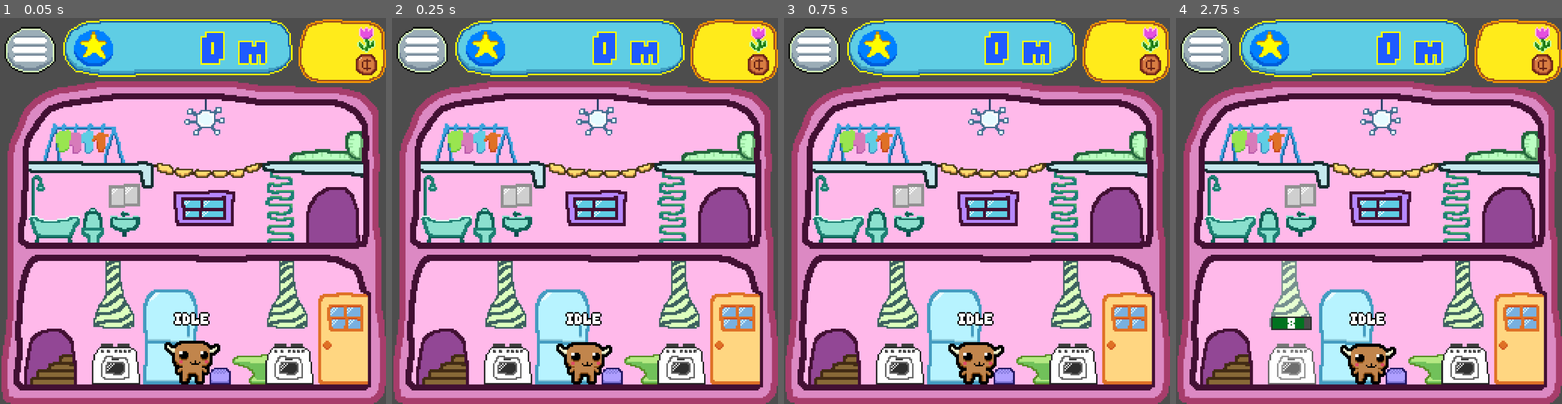
Above: before the commit, frames 1-4 (left to right).
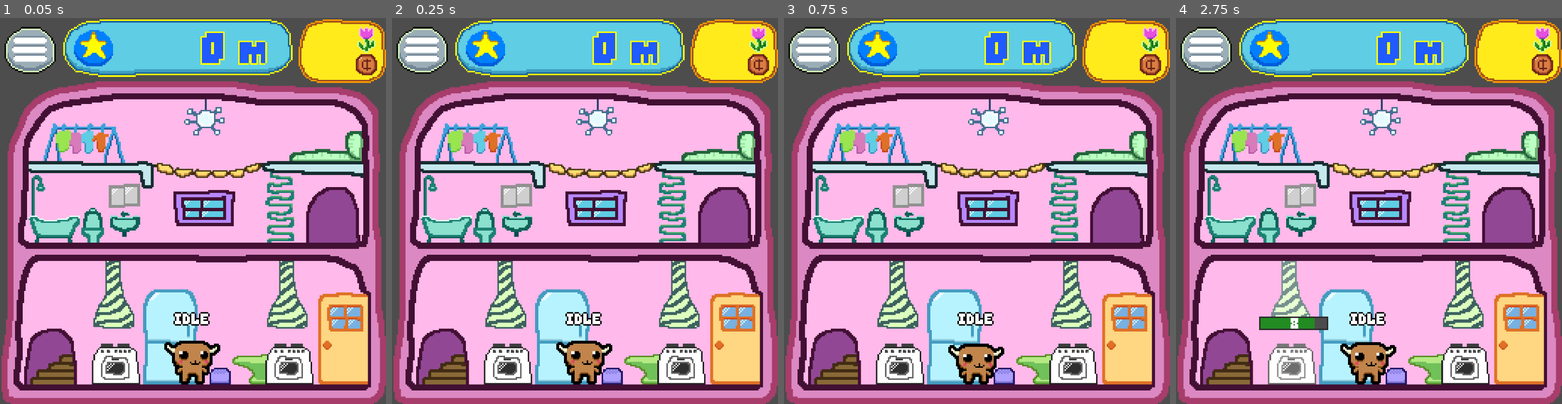
Above: after the commit, the same moments.

Repository: Sipinii/SimpleMuoto
Game: Godot game, scene res://scenes_n_scripts/_dev_n_debug/test_scene_2025_09_17.tscn
Two runs of this game, one before a commit and one after it. Both use one fixed random seed, a clock stepped at 60 frames per second and the inputs below. This scene is started directly instead of the project's main scene.
Inputs (mouse positions are in pixels of both pictures, inside the frame that each line leads up to):
- Up to frame 1 (0.05 s): no input
- Up to frame 2 (0.25 s): no input
- Up to frame 3 (0.75 s): press the mouse at (977, 211) at 0.53 s
- Up to frame 4 (2.75 s): release the mouse at (1369, 211) at 1.28 s; click (1369, 211) at 1.35 s; move the mouse to (1291, 365) at 2.02 s; press the mouse at (1291, 365) at 2.03 s

Frame 1 is identical in both runs. In frame 2, 0.3% of the frame differs, in the area x 42-58%, y 83-91%; in frame 3, 0.3%; in frame 4, 0.9%, in the area x 21-58%, y 77-93%.

Commit message:
Further developed Chore system. Muoto and Chores now have proper states.

Diff:
--- a/simplelifeGodot/scenes_n_scripts/_dev_n_debug/test_scene_2025_09_17.tscn
+++ b/simplelifeGodot/scenes_n_scripts/_dev_n_debug/test_scene_2025_09_17.tscn
@@ -32,9 +32,10 @@
 
 [node name="Home" type="Node2D" parent="."]
 
-[node name="MuotoHorned" parent="Home" node_paths=PackedStringArray("motivation_bar") instance=ExtResource("29_fk0f4")]
+[node name="MuotoHorned" parent="Home" node_paths=PackedStringArray("motivation_bar", "chore_manager") instance=ExtResource("29_fk0f4")]
 position = Vector2(0, 115)
 motivation_bar = NodePath("../MotivationBar")
+chore_manager = NodePath("../ChoreManager")
 
 [node name="HomeSprites" type="Node" parent="Home"]
 
@@ -153,13 +154,16 @@
 
 [node name="MotivationBar" parent="Home" instance=ExtResource("22_ytxf8")]
 
-[node name="ChoreManager" type="Node" parent="Home" node_paths=PackedStringArray("muoto")]
+[node name="ChoreManager" type="Node" parent="Home" node_paths=PackedStringArray("chores", "muoto")]
 script = ExtResource("25_7ot0g")
+chores = [NodePath("ChoreBase"), NodePath("ChoreBase2")]
 muoto = NodePath("../MuotoHorned")
 
 [node name="ChoreBase" parent="Home/ChoreManager" instance=ExtResource("30_0cwmb")]
 max_motivation_cost = 10
+muoto_target_x_pos = -50.0
 
 [node name="ChoreBase2" parent="Home/ChoreManager" instance=ExtResource("30_0cwmb")]
 position = Vector2(115, 0)
 max_motivation_cost = 15
+muoto_target_x_pos = 65.0
--- a/simplelifeGodot/scenes_n_scripts/characters/muoto_horned.gd
+++ b/simplelifeGodot/scenes_n_scripts/characters/muoto_horned.gd
@@ -7,26 +7,33 @@
 	DOING_CHORE,
 }
 
+@export_group("Internal Refs")
 @export var sprite: AnimatedSprite2D
+@export var debug_label: Label
+@export_group("External Refs")
 @export var motivation_bar: MotivationBar
-@export var debug_label: Label
+@export var chore_manager: ChoreManager
+
 
 ## NOTE: Call change_state instead of setting this directly.
 var muoto_state: MuotoState = MuotoState.IDLE
 var walk_speed: float = 20
 var current_chore: ChoreBase
 
+
 func _ready() -> void:
 	var state_name = MuotoState.keys()[MuotoState.values().find(muoto_state)]
 	debug_label.text = str(state_name)
 
 
-func _physics_process(delta: float) -> void:
+func _process(delta: float) -> void:
 	match muoto_state:
 		MuotoState.IDLE:
-			physics_process_idle(delta)
+			process_idle()
 		MuotoState.GOING_TO_CHORE:
-			physics_move_towards(delta, current_chore.global_position.x)
+			if(move_towards_target(delta)):
+				change_state(MuotoState.DOING_CHORE)
+				return
 		MuotoState.DOING_CHORE:
 			pass
 		_:
@@ -35,15 +42,32 @@
 
 func change_state(new_state: MuotoState) -> void:
 	if(new_state == muoto_state):
-		print("Tried to change to the current Muoto state: " + str(muoto_state))
+		push_warning("Tried to change to the current Muoto state: " + str(muoto_state))
+		return
+	# Exit state functionality.
 	match muoto_state:
 		MuotoState.IDLE:
+			pass
+		MuotoState.GOING_TO_CHORE:
+			pass
+		MuotoState.DOING_CHORE:
+			pass
+		_:
+			push_error("Unknown state!")
+	# Enter state functionality.
+	match new_state:
+		MuotoState.IDLE:
+			if current_chore != null:
+				current_chore.change_state(ChoreBase.ChoreState.IN_COOLDOWN)
+				current_chore = null
 			sprite.play("idle_wide")
 		MuotoState.GOING_TO_CHORE:
-			print("New target pos: " + str(position))
+			current_chore.change_state(ChoreBase.ChoreState.WAITING_FOR_MUOTO)
 			sprite.play("walk")
 		MuotoState.DOING_CHORE:
-			pass
+			current_chore.change_state(ChoreBase.ChoreState.IN_MUOTO_INTERACTION)
+			do_chore()
+			sprite.play("idle")
 		_:
 			push_error("Unknown state!")
 	muoto_state = new_state
@@ -51,22 +75,35 @@
 	debug_label.text = str(state_name)
 
 
-func physics_move_towards(delta: float, target_pos: float) -> void:
-	var new_pos = global_position.move_toward(Vector2(target_pos, global_position.y), walk_speed * delta)
-	global_position.x += delta * walk_speed
-	print("Muotos pos: " + str(global_position.x))
+func process_idle() -> void:
+	buy_chore_with_motivation_if_possible()
 
 
-func physics_process_idle(delta: float) -> void:
-
-	pass
+## Returns true when target has been reached.
+func move_towards_target(delta: float) -> bool:
+	var max_movement_distance: float = delta * walk_speed
+	var x_offset_to_target = current_chore.muoto_target_x_pos - global_position.x
+	# Flip the sprite based on movement dir.
+	sprite.flip_h = x_offset_to_target < 0
+	if abs(x_offset_to_target) <= max_movement_distance:
+		global_position.x += x_offset_to_target
+		return true
+	global_position.x += max_movement_distance * sign(x_offset_to_target)
+	return false
 
 
-func buy_chore_with_motivation_if_possible(chore: ChoreBase) -> void:
-	# TODO: If the current state is ok for buying a chore, then:
-	if chore.current_motivation_cost <= motivation_bar.motivation_points:
-		motivation_bar.subtract_motivation_points(chore.current_motivation_cost)
-		chore.change_state(ChoreBase.ChoreState.WAITING_FOR_MUOTO)
-		current_chore = chore
-		muoto_state = MuotoState.GOING_TO_CHORE
-	# TODO: Have muoto enter "going to chore" state.
+func buy_chore_with_motivation_if_possible() -> void:
+	var lowest_cost_chore: ChoreBase = chore_manager.chore_with_lowest_m_cost()
+	if lowest_cost_chore != null:
+		if lowest_cost_chore.current_motivation_cost <= motivation_bar.motivation_points:
+			motivation_bar.subtract_motivation_points(lowest_cost_chore.current_motivation_cost)
+			current_chore = lowest_cost_chore
+			change_state(MuotoState.GOING_TO_CHORE)
+
+
+func do_chore() -> void:
+	# TODO: This is risky because this function should be cancelled if state is changed
+	# elsewhere before the timer runs out.
+	await get_tree().create_timer(2.0).timeout
+	change_state(MuotoState.IDLE)
+	pass
--- a/simplelifeGodot/scenes_n_scripts/characters/muoto_horned.tscn
+++ b/simplelifeGodot/scenes_n_scripts/characters/muoto_horned.tscn
@@ -24,9 +24,9 @@
 z_as_relative = false
 position = Vector2(-1, -32)
 sprite_frames = ExtResource("1_cha4v")
-animation = &"idle_wide"
+animation = &"idle"
 autoplay = "idle_wide"
-frame_progress = 0.469527
+frame_progress = 0.590433
 
 [node name="CollisionShape2D" type="CollisionShape2D" parent="."]
 z_index = 1
--- a/simplelifeGodot/scenes_n_scripts/chores/chore_base.gd
+++ b/simplelifeGodot/scenes_n_scripts/chores/chore_base.gd
@@ -8,11 +8,19 @@
 	IN_MUOTO_INTERACTION,
 }
 
+@export_group("General")
+## Max cooldown time in seconds.
 @export var max_cooldown: int = 100
 #var current_cooldown: int
 @export var max_motivation_cost: int = 100
 ## How long does it take for the motivation to decrease?
 @export var motivation_tick_duration: float = 1
+## X position that Muoto uses as its target when moving to the Chore.
+## TODO: Change this to a node so that its easier to set the postition.
+@export var muoto_target_x_pos: float = 0
+@export_group("Visuals")
+@export var cost_decreasing_color: float = 0
+@export_group("Internal Refs")
 @export var chore_sprite: Sprite2D
 @export var motivation_cost_bar: ProgressBar
 @export var label: Label
@@ -21,9 +29,9 @@
 var current_state := ChoreState.COST_DECREASING
 var current_motivation_cost: int
 var is_being_acted_upon: bool = false
-
 ## Keeps count of time towards motivation_tick_duration
 var motivation_cost_ticker: float = 0
+var cooldown_ticker: float = 0
 
 
 # Called when the node enters the scene tree for the first time.
@@ -37,17 +45,16 @@
 	label.text = str(max_motivation_cost)
 	# We want the motivation cost bar to be only visible when hovering over the sprite.
 	motivation_cost_bar.visible = false
+	motivation_cost_bar.get("theme_override_styles/fill").bg_color = Color.FOREST_GREEN
 	clickable_area.mouse_entered_area.connect(_on_clickable_area_mouse_entered_area)
 	clickable_area.mouse_exited_area.connect(_on_clickable_area_mouse_exited_area)
-	pass # Replace with function body.
 
 
 # Called every frame. 'delta' is the elapsed time since the previous frame.
 func _process(delta: float) -> void:
 	match current_state:
 		ChoreState.IN_COOLDOWN:
-			#process_in_cooldown(delta)
-			pass
+			process_in_cooldown(delta)
 		ChoreState.COST_DECREASING:
 			process_cost_decreasing(delta)
 		ChoreState.WAITING_FOR_MUOTO:
@@ -77,7 +84,8 @@
 func change_state(new_state: ChoreState) -> void:
 	if(new_state == current_state):
 		print("Tried to change to same state this was already in: " + str(current_state))
-	match new_state:
+	# Exit state functionality.
+	match current_state:
 		ChoreState.IN_COOLDOWN:
 			pass
 		ChoreState.COST_DECREASING:
@@ -88,12 +96,39 @@
 			pass
 		_:
 			push_error("Unknown state!")
+	# Enter state functionality.
+	match new_state:
+		ChoreState.IN_COOLDOWN:
+			motivation_cost_bar.get("theme_override_styles/fill").bg_color = Color.CYAN
+			cooldown_ticker = 0
+			label.text = str("COOLING")
+			pass
+		ChoreState.COST_DECREASING:
+			motivation_cost_ticker = 0
+			current_motivation_cost = max_motivation_cost
+			motivation_cost_bar.max_value = max_motivation_cost
+			motivation_cost_bar.value = max_motivation_cost
+			label.text = str(max_motivation_cost)
+			motivation_cost_bar.get("theme_override_styles/fill").bg_color = Color.FOREST_GREEN
+			pass
+		ChoreState.WAITING_FOR_MUOTO:
+			motivation_cost_bar.value = max_motivation_cost
+			motivation_cost_bar.get("theme_override_styles/fill").bg_color = Color.DARK_KHAKI
+			label.text = str("WAITING")
+			pass
+		ChoreState.IN_MUOTO_INTERACTION:
+			motivation_cost_bar.get("theme_override_styles/fill").bg_color = Color.DARK_ORANGE
+			label.text = str("ACTING")
+			pass
+		_:
+			push_error("Unknown state!")
 	current_state = new_state
 	pass
 
 
-#func process_in_cooldown(delta: float) -> void:
-	#pass
+func process_in_cooldown(delta: float) -> void:
+	cooldown_ticker += delta
+	label.text = str("ACTING")
 
 
 ## State update when motivation cost decreases.
--- a/simplelifeGodot/scenes_n_scripts/chores/chore_base.tscn
+++ b/simplelifeGodot/scenes_n_scripts/chores/chore_base.tscn
@@ -55,9 +55,9 @@
 [node name="MotivationCostBar" type="ProgressBar" parent="."]
 z_index = 150
 z_as_relative = false
-offset_left = -65.0
+offset_left = -73.0
 offset_top = 70.0
-offset_right = -38.0
+offset_right = -27.0
 offset_bottom = 79.0
 theme_override_styles/background = SubResource("StyleBoxFlat_qbdw1")
 theme_override_styles/fill = SubResource("StyleBoxFlat_07o6c")
@@ -68,9 +68,9 @@
 layout_mode = 0
 offset_left = 2.0
 offset_top = -6.0
-offset_right = 27.0
+offset_right = 46.0
 offset_bottom = 13.0
-text = "0"
+text = "WAITING"
 label_settings = SubResource("LabelSettings_gkage")
 horizontal_alignment = 1
 vertical_alignment = 1
--- a/simplelifeGodot/scenes_n_scripts/chores/chore_manager.gd
+++ b/simplelifeGodot/scenes_n_scripts/chores/chore_manager.gd
@@ -1,4 +1,4 @@
-class_name ChoreManger
+class_name ChoreManager
 extends Node
 
 @export var chores: Array[ChoreBase]
@@ -10,21 +10,15 @@
 	pass # Replace with function body.
 
 
-# Called every frame. 'delta' is the elapsed time since the previous frame.
-func _process(delta: float) -> void:
-	var lowest_cost_chore: ChoreBase = chore_with_lowest_m_cost()
-	if lowest_cost_chore != null:
-		muoto.buy_chore_with_motivation_if_possible(lowest_cost_chore)
-	pass
-
-
+## NOTE: Only takes into account Chores that can currently be bought.
 func chore_with_lowest_m_cost() -> ChoreBase:
 	if chores.is_empty():
 		return null
 	var lowest := chores[0]
 	for chore in chores:
-		if chore.current_motivation_cost < lowest.current_motivation_cost:
-			lowest = chore
+		if chore.current_state == ChoreBase.ChoreState.COST_DECREASING:
+			if chore.current_motivation_cost < lowest.current_motivation_cost:
+				lowest = chore
 	return lowest
 
 
--- a/simplelifeGodot/scenes_n_scripts/ui/motivation_bar.gd
+++ b/simplelifeGodot/scenes_n_scripts/ui/motivation_bar.gd
@@ -10,7 +10,7 @@
 	set(value):
 		motivation_points = value
 		label.text = str(motivation_points) + " m"
-		print("Added " + str(value) + " motivation points. Motivation is now: " + str(motivation_points))
+		#print("Added " + str(value) + " motivation points. Motivation is now: " + str(motivation_points))
 
 @onready var bar_down: Sprite2D = $MotivationBarDown
 @onready var bar_up: Sprite2D = $MotivationBarUp
@@ -21,8 +21,8 @@
 
 func _ready() -> void:
 	sprites = [bar_down, bar_up, star_button_down, star_button_up]
+	label_og_y_pos = label.position.y
 	InputManager.primary_click_released.connect(_on_primary_click_released)
-	label_og_y_pos = label.position.y
 	star_button_clickable_area.clicked.connect(_on_star_button_clicked)
 	motivation_bar_clickable_area.clicked.connect(_on_motivation_bar_clicked)
 	motivation_bar_clickable_area.mouse_entered_area.connect(_on_motivation_bar_mouse_entered)
